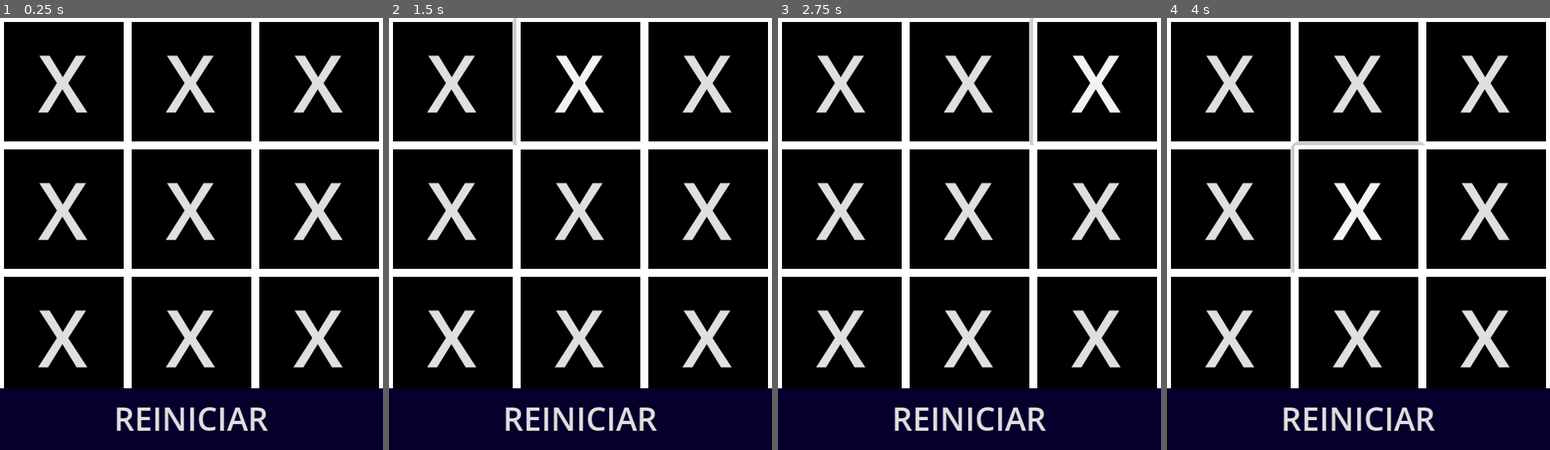
Above: before the commit, frames 1-4 (left to right).
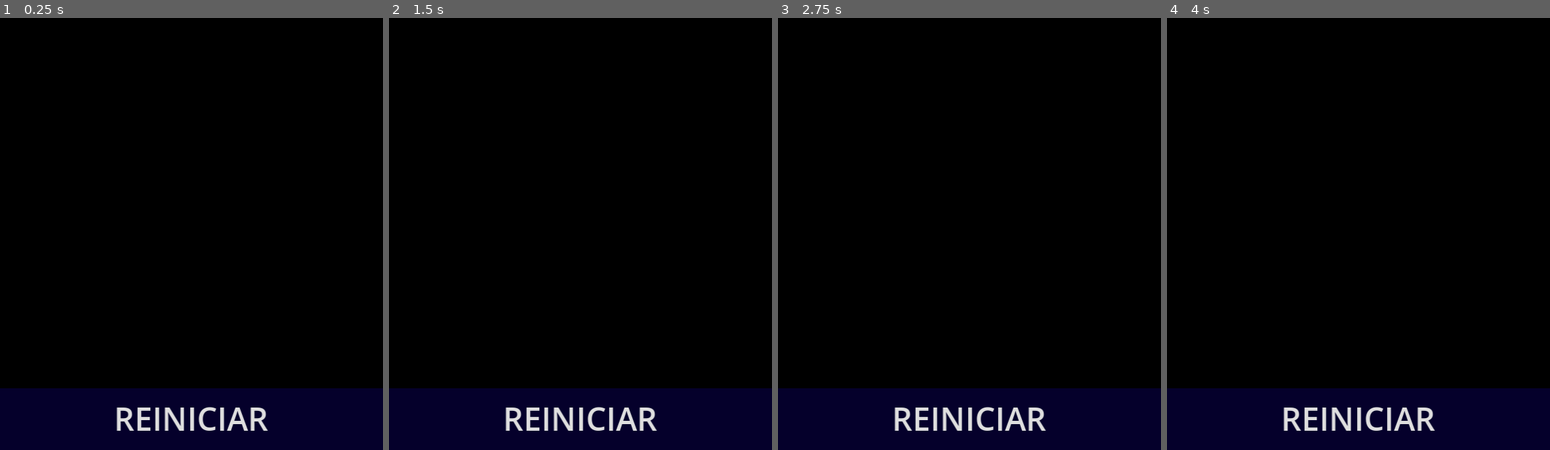
Above: after the commit, the same moments.

Repository: ganiimedes/tictactoegodot
Game: Godot game, scene res://main.tscn
The game is run twice, just before and just after one commit, with the same random seed, the same clock (stepped at 60 frames per second) and the same inputs.
Inputs (mouse positions are in pixels of both pictures, inside the frame that each line leads up to):
- Up to frame 1 (0.25 s): no input
- Up to frame 2 (1.5 s): click (454, 82) at 0.5 s, where only the run before the commit has a clickable "X"; click (580, 82) at 1.25 s, where only the run before the commit has a clickable "X"
- Up to frame 3 (2.75 s): click (1095, 82) at 2 s, where only the run before the commit has a clickable "X"
- Up to frame 4 (4 s): click (1232, 208) at 2.75 s, where only the run before the commit has a clickable "X"; click (1358, 208) at 3.5 s, where only the run before the commit has a clickable "X"

The runs differ from the first frame. In frame 1, 16% of the frame differs, in the area x 0-100%, y 0-86%; in frame 2, 16%; in frame 3, 16%; in frame 4, 16%.

Commit message:
Remoção das células inseridas manualmente

Diff:
--- a/main.tscn
+++ b/main.tscn
@@ -1,6 +1,4 @@
-[gd_scene load_steps=4 format=3 uid="uid://wr3ah6xfye3b"]
-
-[ext_resource type="PackedScene" uid="uid://c54n4vmho5etd" path="res://celula.tscn" id="1_imuol"]
+[gd_scene load_steps=3 format=3 uid="uid://wr3ah6xfye3b"]
 
 [sub_resource type="StyleBoxFlat" id="StyleBoxFlat_5488v"]
 bg_color = Color(0.0196078, 0, 0.168627, 1)
@@ -33,33 +31,6 @@
 theme_override_constants/v_separation = 0
 columns = 3
 
-[node name="Celula" parent="Celulas" instance=ExtResource("1_imuol")]
-layout_mode = 2
-
-[node name="Celula2" parent="Celulas" instance=ExtResource("1_imuol")]
-layout_mode = 2
-
-[node name="Celula3" parent="Celulas" instance=ExtResource("1_imuol")]
-layout_mode = 2
-
-[node name="Celula4" parent="Celulas" instance=ExtResource("1_imuol")]
-layout_mode = 2
-
-[node name="Celula5" parent="Celulas" instance=ExtResource("1_imuol")]
-layout_mode = 2
-
-[node name="Celula6" parent="Celulas" instance=ExtResource("1_imuol")]
-layout_mode = 2
-
-[node name="Celula7" parent="Celulas" instance=ExtResource("1_imuol")]
-layout_mode = 2
-
-[node name="Celula8" parent="Celulas" instance=ExtResource("1_imuol")]
-layout_mode = 2
-
-[node name="Celula9" parent="Celulas" instance=ExtResource("1_imuol")]
-layout_mode = 2
-
 [node name="BtnReiniciar" type="Button" parent="."]
 layout_mode = 1
 anchors_preset = 12
